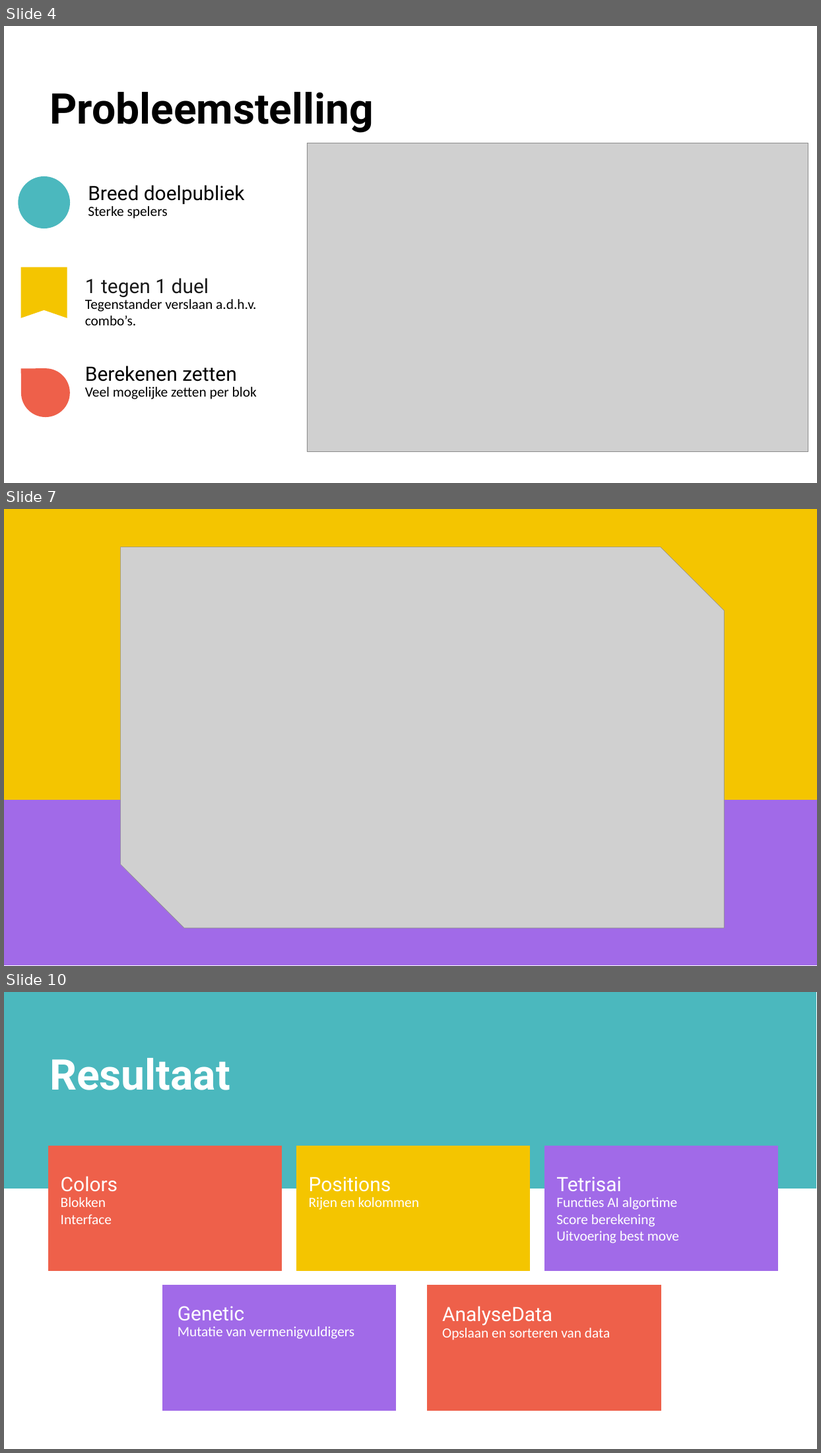
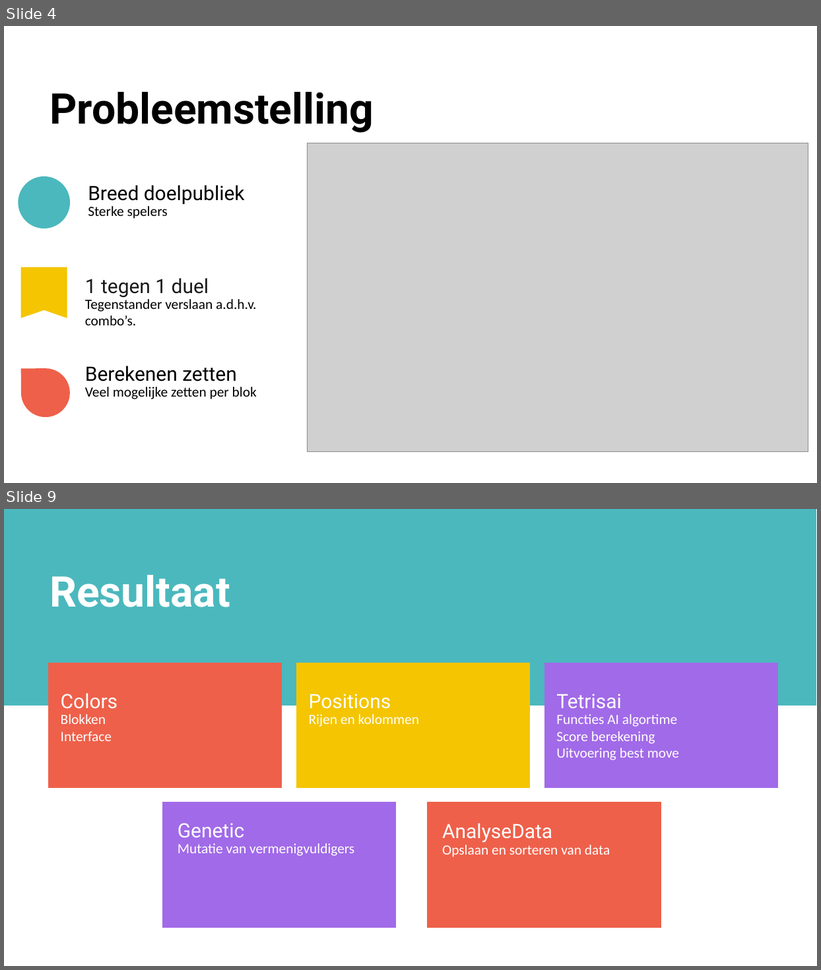
Before and after one commit to estebandesmedt/Tetris-AI, a slide deck: Presentatie/Tetris Presentatie.pptx. Shown one above the other, each under a label of ours: slides 4, 7 and 10 before the commit, slides 4 and 9 after it; the slides between them are not shown. The pictures are 821x1453 and 821x970 pixels, drawn with LibreOffice and Linux fonts; fonts in the diff are those of the drawing; grey boxes stand for pictures. Boxes give left, top, right and bottom in pixels: in the first picture for what was removed or moved away, otherwise in the second. Text is boxed around its words. In the diff, an @@ line names an element or a change of style, - is before the commit and + after.

```diff
--- a/Presentatie/Tetris Presentatie.pptx
+++ b/Presentatie/Tetris Presentatie.pptx
@@ slide 7 removed at [4,509,817,966], background #FFFFFF @@
@@ freeform shape removed at [4,509,817,801] @@
@@ picture removed at [121,547,725,929] @@
@@ freeform shape removed at [476,770,537,831] @@
@@ group removed at [273,770,537,832]: 4 freeform shapes @@
@@ freeform shape removed at [4,800,817,966] @@
@@ what was slide 10 is now slide 9 @@
```
Also in this commit, not shown: 5 slides changed, 1 slide added, 1 other slide removed, 3 other files.
